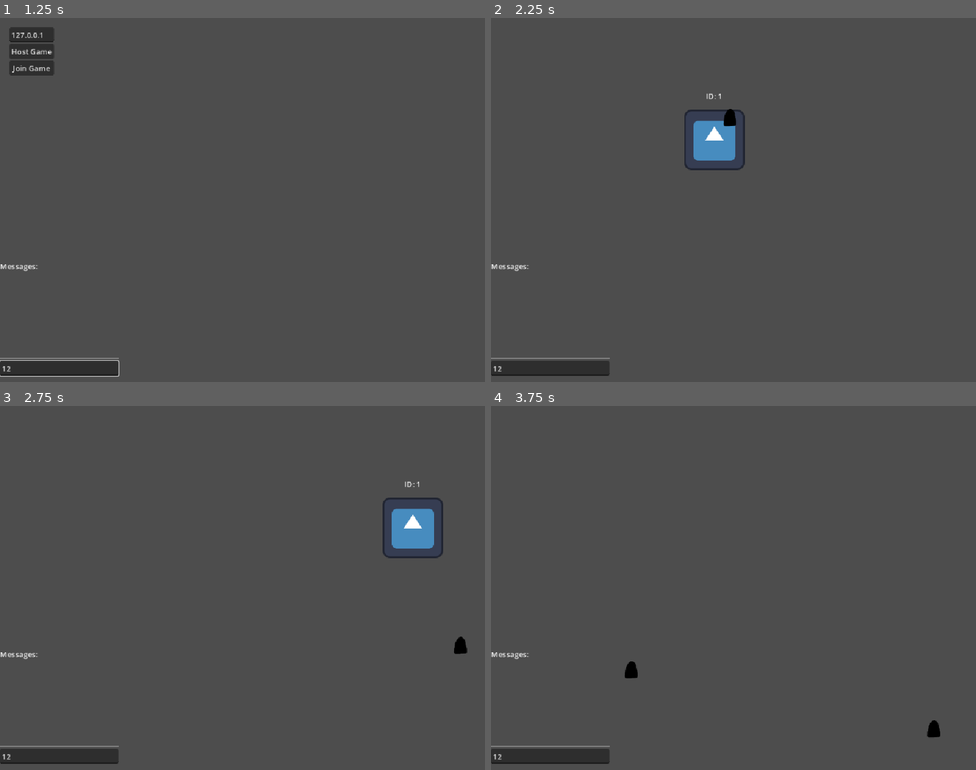
Above: before the commit, frames 1-4 (two rows, left to right).
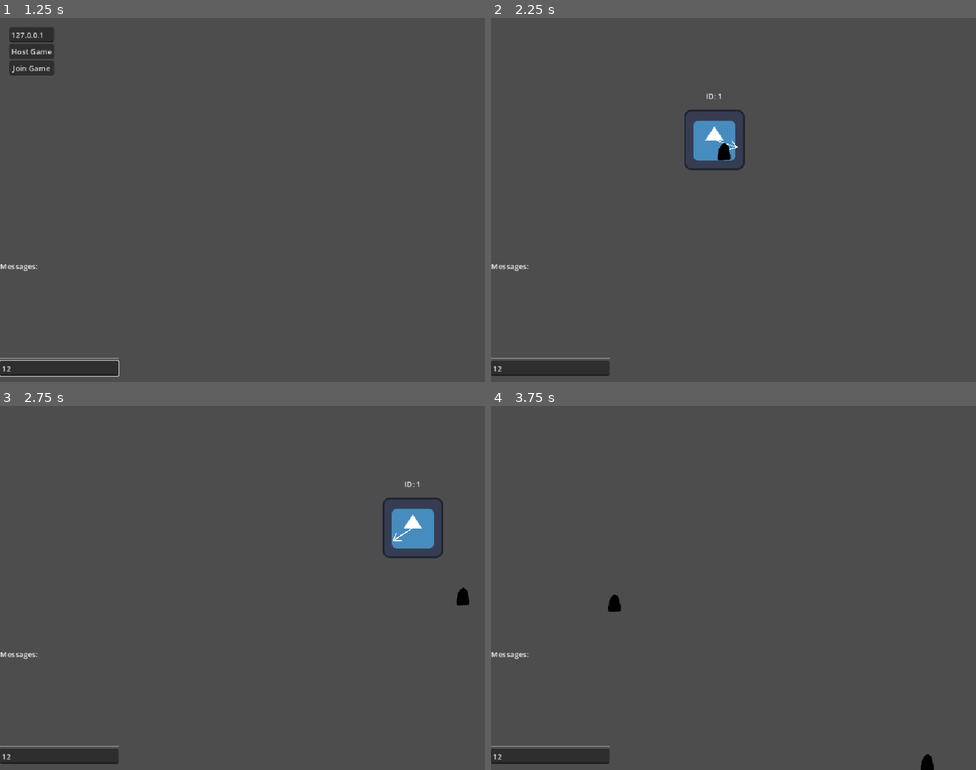
Above: after the commit, the same moments.

Repository: ssebs/multiplayer-poc-godot
Game: Godot game, scene res://scenes/game_root.tscn
Same seed, same stepped clock (60 frames per second), same inputs: the game is played once before the commit and once after it. The engine's default icon, where the game draws it, is replaced by a stand-in: a white triangle on a blue panel in a dark square.
Inputs (mouse positions are in pixels of both pictures, inside the frame that each line leads up to):
- Up to frame 1 (1.25 s): click (58, 367) at 0.52 s; type "12" at 0.6 s
- Up to frame 2 (2.25 s): click "Host Game" at 1.25 s; tap Enter at 2 s; move the mouse to (840, 181) at 2.02 s; hold D (move_right) from 2.03 s (still down); tap Space (shoot) at 2.1 s
- Up to frame 3 (2.75 s): keep holding D (move_right)
- Up to frame 4 (3.75 s): move the mouse to (636, 606) at 2.77 s; release D (move_right) at 2.78 s; hold S (move_down) 2.78-3.53 s; tap R (rotate) at 2.85 s; tap Space (shoot) at 3.05, 3.6 s; move the mouse to (782, 507) at 3.52 s; hold D (move_right) from 3.53 s (still down)

Frame 1 is identical in both runs. In frame 2, 0.2% of the frame differs, in the area x 46-51%, y 25-40%; in frame 3, 0.2%; in frame 4, 0.4%, in the area x 24-93%, y 51-100%.

Commit message:
aislop arrow

Diff:
--- a/scenes/bullet.tscn
+++ b/scenes/bullet.tscn
@@ -7,7 +7,7 @@
 radius = 15.0
 height = 42.0
 
-[node name="Bullet" type="RigidBody2D"]
+[node name="Bullet" type="Area2D"]
 collision_layer = 2
 collision_mask = 2
 script = ExtResource("1_y25gk")
--- a/scenes/networked_player.tscn
+++ b/scenes/networked_player.tscn
@@ -88,10 +88,6 @@
 text = "REPLACE_ME"
 horizontal_alignment = 1
 
-[node name="BulletSpawnPos" type="Marker2D" parent="."]
-unique_name_in_owner = true
-position = Vector2(0, -80)
-
 [node name="AnimationPlayer" type="AnimationPlayer" parent="."]
 unique_name_in_owner = true
 libraries = {
--- a/scripts/bullet.gd
+++ b/scripts/bullet.gd
@@ -1,12 +1,19 @@
-extends RigidBody2D
+extends Area2D
 
 @onready var timer: Timer = %Timer
+
+var move_target: Vector2 = Vector2.ZERO
+var speed = 1000
 
 func _ready():
     timer.timeout.connect(on_timeout)
 
-func shoot_bullet(dir: Vector2, force = 1000):
-    self.apply_central_impulse(dir * force)
+func _physics_process(delta):
+    if move_target != Vector2.ZERO:
+        position += move_target * speed * delta
+
+func shoot_bullet(dir: Vector2):
+    move_target = dir.normalized()
     timer.start()
 
 func on_timeout():
--- a/scripts/networked_player.gd
+++ b/scripts/networked_player.gd
@@ -3,6 +3,8 @@
 @export var bullet_scn: PackedScene = preload("res://scenes/bullet.tscn")
 
 const speed = 800.0
+
+var arrow: Line2D
 
 func _enter_tree():
     # Local client is the "server" for InputSynchronizer
@@ -11,20 +13,48 @@
 func _ready():
     %Label.text = "ID: " + name
 
+    # Create arrow Line2D with fixed shape
+    arrow = Line2D.new()
+    arrow.width = 2.0
+    arrow.default_color = Color.WHITE
+
+    # Define arrow shape with fixed length
+    var arrow_length = 50.0
+    var arrow_head_length = 15.0
+    var arrow_head_width = 10.0
+
+    arrow.add_point(Vector2.ZERO)  # Start of arrow shaft
+    arrow.add_point(Vector2(arrow_length, 0))  # End of shaft / tip
+    arrow.add_point(Vector2(arrow_length - arrow_head_length, -arrow_head_width))  # Left wing
+    arrow.add_point(Vector2(arrow_length, 0))  # Back to tip
+    arrow.add_point(Vector2(arrow_length - arrow_head_length, arrow_head_width))  # Right wing
+
+    add_child(arrow)
+
 func _physics_process(delta):
     if multiplayer.is_server():
         _apply_movement_from_input(delta)
+
+    # Update line to mouse position (only for local player)
+    if %InputSynchronizer.get_multiplayer_authority() == multiplayer.get_unique_id():
+        _update_line_to_mouse()
 
 func _apply_movement_from_input(_delta):
     velocity = %InputSynchronizer.input_dir * speed
     move_and_slide()
 
+func _update_line_to_mouse():
+    var mouse_position = get_viewport().get_mouse_position()
+    var direction = (to_local(mouse_position)).angle()
+    arrow.rotation = direction
+
 # Server must call this from input_synchronizer
 @rpc("call_local")
 func shoot_bullet(mouse_position: Vector2):
-    var bullet = bullet_scn.instantiate() as RigidBody2D
-    # bullet.global_position = %BulletSpawnPos.global_position
-    %BulletSpawnPos.add_child(bullet)
+    var bullet = bullet_scn.instantiate() as Area2D
+
+    bullet.global_position = self.global_position
+    get_tree().current_scene.add_child(bullet)
 
     # Calculate direction from character position to mouse position
     var direction = (mouse_position - global_position).normalized()
